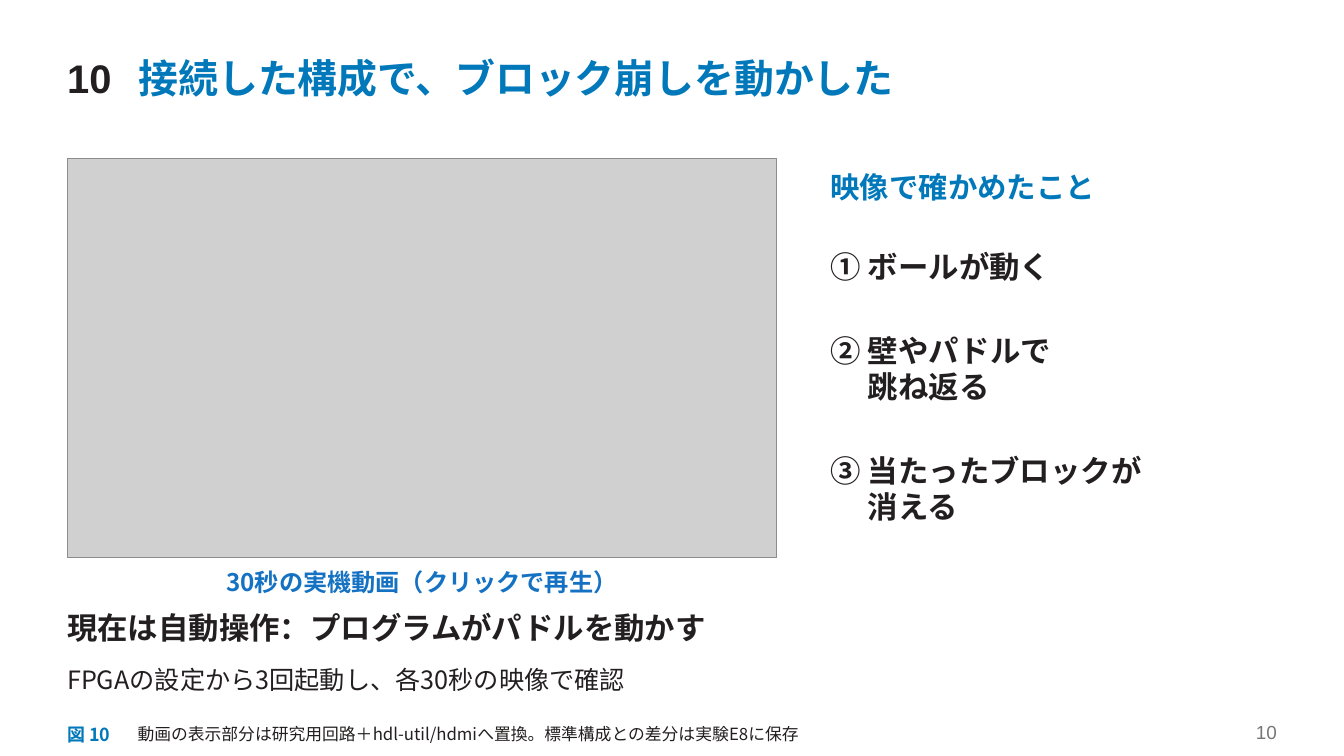
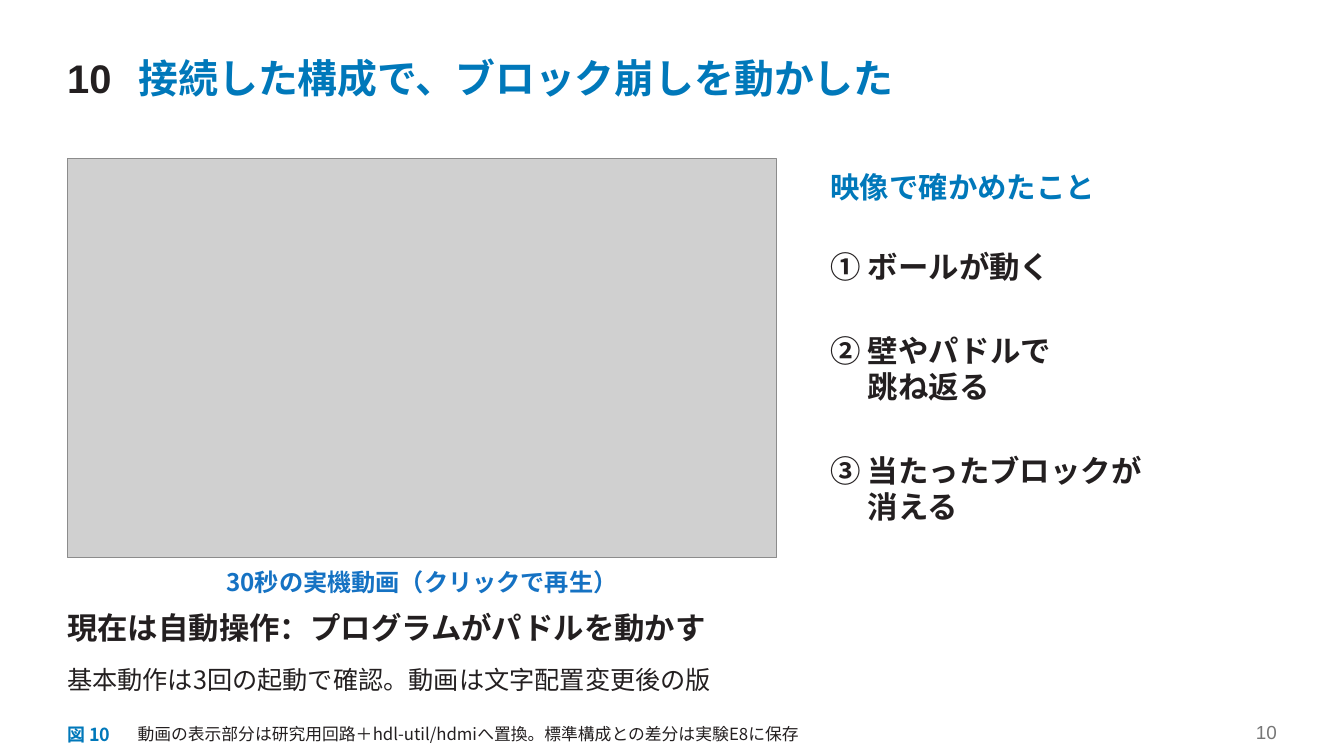
Before and after one commit to SoshiroFujimori/wally-game-console-research, a slide deck: slide 10 of docs/presentation/中間発表_主要事項.pptx. Drawn at 1344x756 pixels with LibreOffice and Linux fonts; fonts in the diff are those of the drawing; grey boxes stand for pictures. Boxes give left, top, right and bottom in pixels: in the first picture for what was removed or moved away, otherwise in the second. Text is boxed around its words. In the diff, an @@ line names an element or a change of style, - is before the commit and + after.

```diff
--- a/docs/presentation/中間発表_主要事項.pptx
+++ b/docs/presentation/中間発表_主要事項.pptx
@@ text at [67,667,711,691]: text changed @@
-FPGAの設定から3回起動し、各30秒の映像で確認
+基本動作は3回の起動で確認。動画は文字配置変更後の版
```
Also in this commit, not shown: 2 other slides changed, 18 other files.
